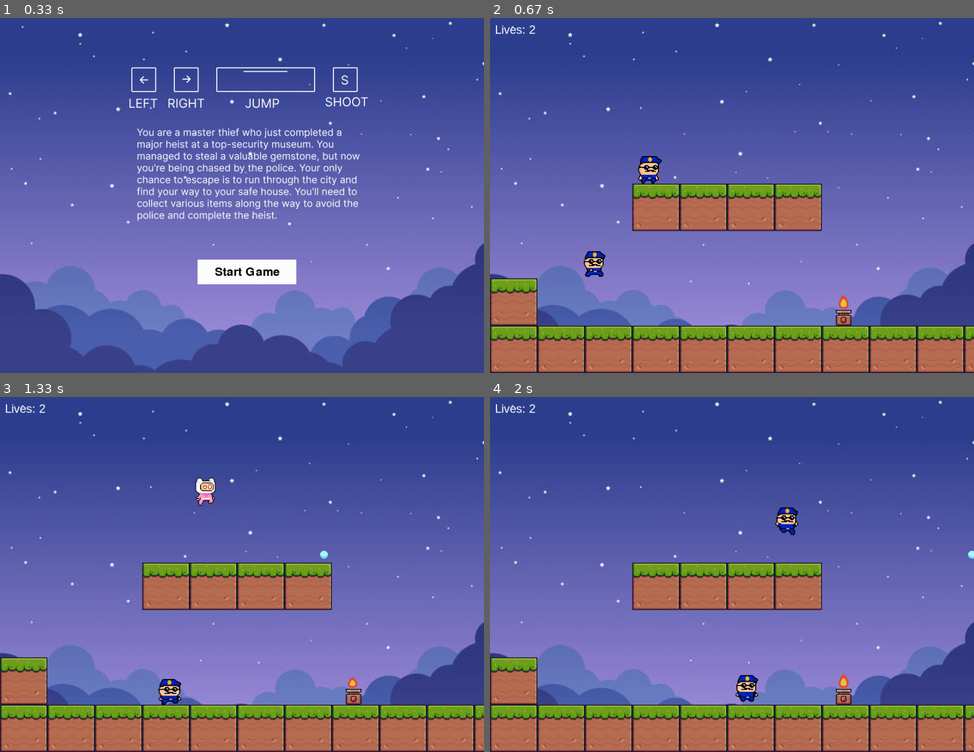
Above: before the commit, frames 1-4 (two rows, left to right).
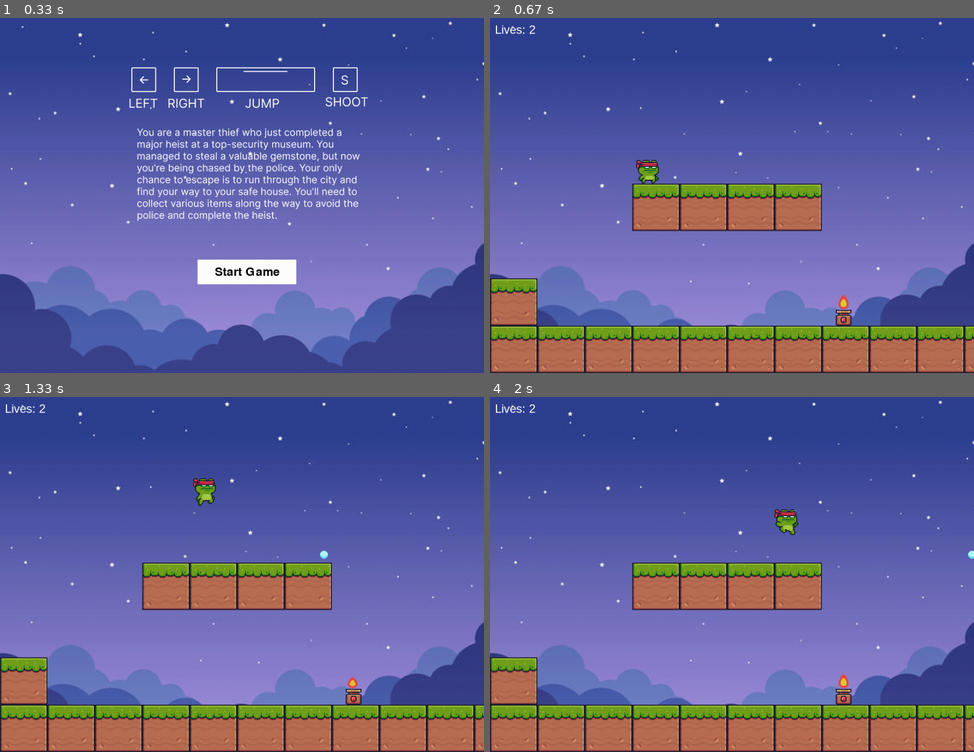
Above: after the commit, the same moments.

Repository: biancafu/pygame_hackathon
Game: pygame game, started from main.py
Two runs of this game, one before a commit and one after it. Both use one fixed random seed, a clock stepped at 60 frames per second and the inputs below.
Inputs:
- Up to frame 1 (0.33 s): no input
- Up to frame 2 (0.67 s): click "Start Game" at 0.38 s
- Up to frame 3 (1.33 s): tap S at 0.67 s; hold Right from 1 s (still down); tap Space at 1.07 s
- Up to frame 4 (2 s): tap Space at 1.37, 1.57, 1.87 s; release Right at 1.47 s; hold Right 1.5-1.97 s

Frame 1 is identical in both runs. In frame 2, 0.6% of the frame differs, in the area x 19-36%, y 38-73%; in frame 3, 0.5%; in frame 4, 0.6%, in the area x 50-64%, y 31-86%.

Commit message:
added jump sprite sheet and also implemented collision with bullet to freeze bullet

Diff:
--- a/main.py
+++ b/main.py
@@ -71,7 +71,7 @@
 class Player(pygame.sprite.Sprite): #inheriting from sprite for pixel accurate collision (use their methods)
     COLOR = (255, 0, 0)
     GRAVITY = 1
-    SPRITES = load_sprite_sheets("MainCharacters", "Police", 32, 32, True)
+    SPRITES = load_sprite_sheets("MainCharacters", "NinjaFrog", 32, 32, True)
     ANIMATION_DELAY = 5
 
     def __init__(self, x, y, width, height) -> None:
@@ -193,20 +193,31 @@
         #for gravity
         self.fall_count = 0
         self.name = name
-        self.chase_back = False
+        #hit by bullet
+        self.hit = False
+        self.hit_count = 0
+
+    def make_hit(self):
+        self.hit = True
+        self.hit_count = 0
 
     def move(self, dx, dy):
         self.rect.x += dx
         self.rect.y +=dy
 
-
     def move_towards_player(self, player):
-        dx = player.rect.x - self.rect.x
-        self.x_vel = dx * 0.05
-        if dx > 19:
+        if player.rect.x > 10000:
+            dx = player.rect.x - self.rect.x
+            # self.x_vel = dx * 0.05
+        else: dx = 0
+        if self.hit:
+            self.x_vel = 0
+        elif dx > 19:
             self.direction = "right"
+            self.x_vel = 4
         elif dx < -19:
             self.direction = "left"
+            self.x_vel = -4
         elif dx >=0 and dx <= 19:
             self.x_vel = 0
 
@@ -218,8 +229,14 @@
         self.y_vel += min(1, (self.fall_count / fps) * self.GRAVITY)
         #chasing
         self.move_towards_player(player)
+
+        if self.hit:
+            self.hit_count += 1
+        if self.hit_count > fps*2:
+            self.hit = False
+            self.hit_count = 0
+
         self.fall_count += 1
-
         self.update_sprite()
 
     def landed(self): #need to reset gravity after landing
@@ -229,7 +246,9 @@
 
     def update_sprite(self):
         sprite_sheet = "idle" #default sprite
-        if self.y_vel < 0: #moving up
+        if self.hit:
+            sprite_sheet = "hit"
+        elif self.y_vel < 0: #moving up
             if self.jump_count == 1:
                 sprite_sheet = "jump"
             elif self.jump_count == 2:
@@ -400,12 +419,14 @@
             player.make_hit()
 
 
-def handle_police_move(police, objects, player):
+def handle_police_move(police, objects, player, bullets):
 
     handle_vertical_collision(police, objects, police.y_vel)
-    collide_left = collide(player, [police], -1)
-    collide_right = collide(player, [police], 1)
-    to_check = [collide_left, collide_right]
+    collide_player_left = collide(player, [police], -POLICE_VEL)
+    collide_player_right = collide(player, [police], POLICE_VEL)
+    collide_bullet_left = collide(police, bullets, -POLICE_VEL)
+    collide_bullet_right = collide(police, bullets, POLICE_VEL)
+    to_check = [collide_player_left, collide_player_right, collide_bullet_left, collide_bullet_right]
 
     for obj in to_check:
         if obj and obj.name == "police":
@@ -413,8 +434,11 @@
             player.minus_life()
             if player.lives > 0:
                 #reset player position
-                police.rect.x = 50
+                police.rect.x = -100
                 police.rect.y = 500
+        if obj and obj.name == "bullet":
+            police.make_hit()
+
 
 def game_over(window):
     font = pygame.font.SysFont("Arial", 32)
@@ -496,10 +520,6 @@
             if event.type == pygame.QUIT:
                 pygame.quit()
                 sys.exit()
-            if event.type == pygame.KEYDOWN:
-                if event.key == pygame.K_ESCAPE:
-                    pygame.quit()
-                    sys.exit()
             if event.type == pygame.MOUSEBUTTONDOWN:
                 if event.button == 1:
                     click = True
@@ -514,7 +534,7 @@
 
     #instantiate objects
     player = Player(block_size * 3, WIN_HEIGHT - block_size * 4, 50, 50)
-    police = Police(50, 500, 50, 50)
+    police = Police(-200, 500, 50, 50)
     bullets = []
     fire = Fire(700, WIN_HEIGHT - block_size - 64, 16, 32)
     fire.on()
@@ -527,11 +547,10 @@
                fire]
     offset_x = 0
     scroll_area_width = 320
-
     run = True
+
     while run:
         clock.tick(FPS) #running 60 frame/second
-
         if player.lives <= 0:
           # game over
           if game_over(window):
@@ -569,14 +588,16 @@
         fire.loop()
 
         handle_move(player, objects)
-        handle_police_move(police, objects, player)
+        handle_police_move(police, objects, player, bullets)
         draw(window, player, objects, offset_x, police, bullets)
 
         if ((player.rect.right - offset_x >= WIN_WIDTH - scroll_area_width) and player.x_vel > 0) or (#moving to the right, off the screen
             (player.rect.left - offset_x <= scroll_area_width) and player.x_vel < 0): #moving to the left, off the screen
             offset_x += player.x_vel
 
-
-
-# main(window)
+    pygame.quit()
+    quit()
+
+# if __name__ == "__main__":
+#     main(window)
 main_menu(window)
Binary file changed: assets/MainCharacters/Police/fall.png
Binary file changed: assets/MainCharacters/Police/hit.png
Binary file changed: assets/MainCharacters/Police/jump.png
